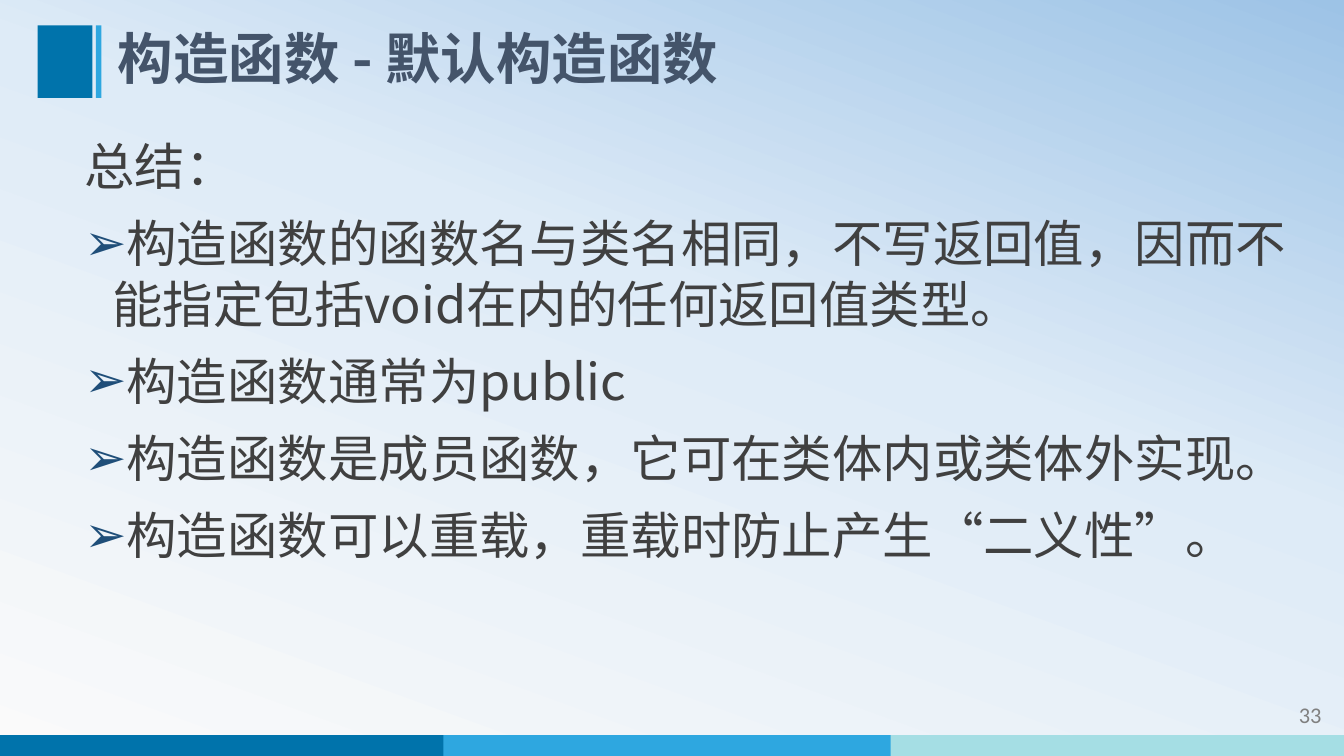
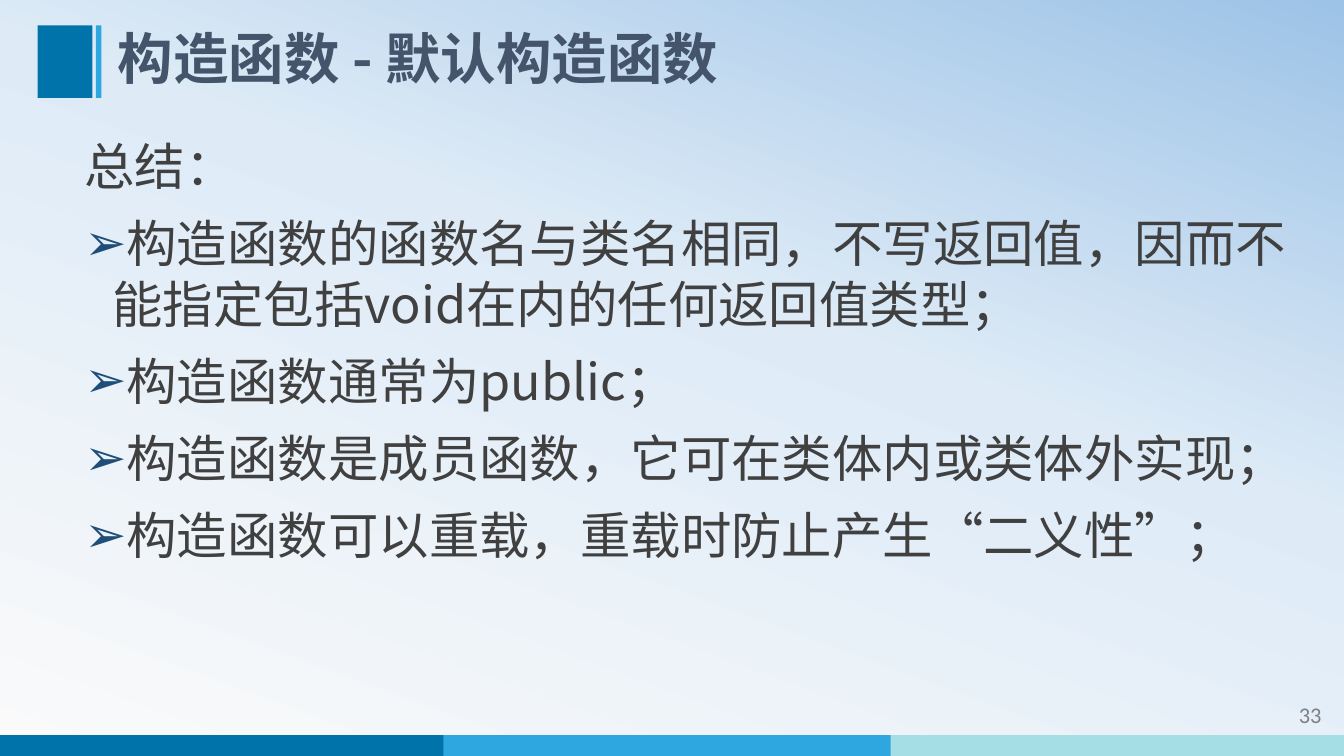
Before and after one commit to edu2act/course-cpp, a slide deck: slide 34 of materials/slides/ch03-class-and-object-up-3.pptx. Drawn at 1344x756 pixels with LibreOffice and Linux fonts; fonts in the diff are those of the drawing. Boxes give left, top, right and bottom in pixels: in the first picture for what was removed or moved away, otherwise in the second. Text is boxed around its words. In the diff, an @@ line names an element or a change of style, - is before the commit and + after.

```diff
--- a/materials/slides/ch03-class-and-object-up-3.pptx
+++ b/materials/slides/ch03-class-and-object-up-3.pptx
@@ text at (113,219,1286,562): text changed @@
-➢ 构造函数的函数名与类名相同，不写返回值，因而不能指定包括void在内的任何返回值类型。
-➢ 构造函数通常为public
-➢ 构造函数是成员函数，它可在类体内或类体外实现。
-➢ 构造函数可以重载，重载时防止产生“二义性”。
+➢ 构造函数的函数名与类名相同，不写返回值，因而不能指定包括void在内的任何返回值类型；
+➢ 构造函数通常为public；
+➢ 构造函数是成员函数，它可在类体内或类体外实现；
+➢ 构造函数可以重载，重载时防止产生“二义性”；
```
Also in this commit, not shown: 16 other slides changed, 26 other files.
